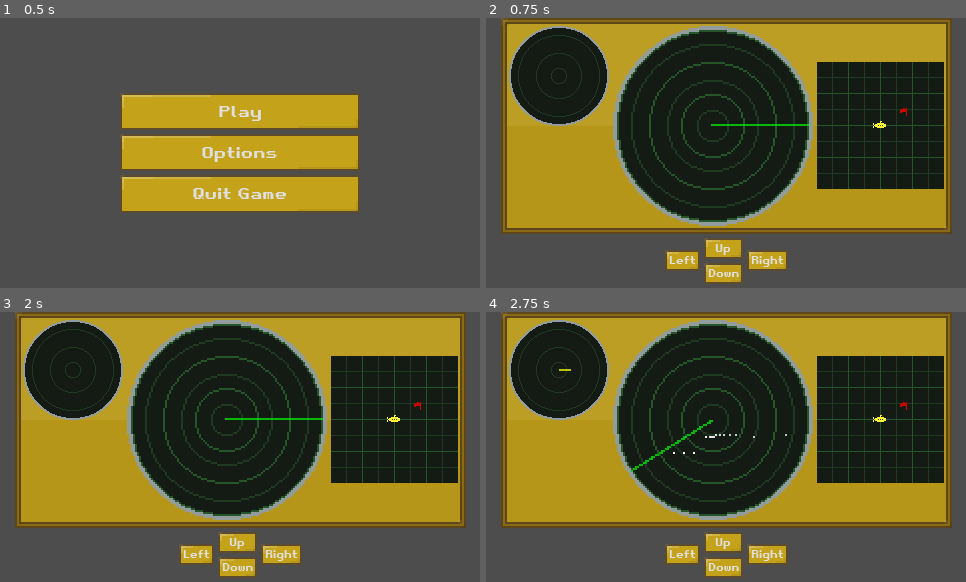
Above: before the commit, frames 1-4 (two rows, left to right).
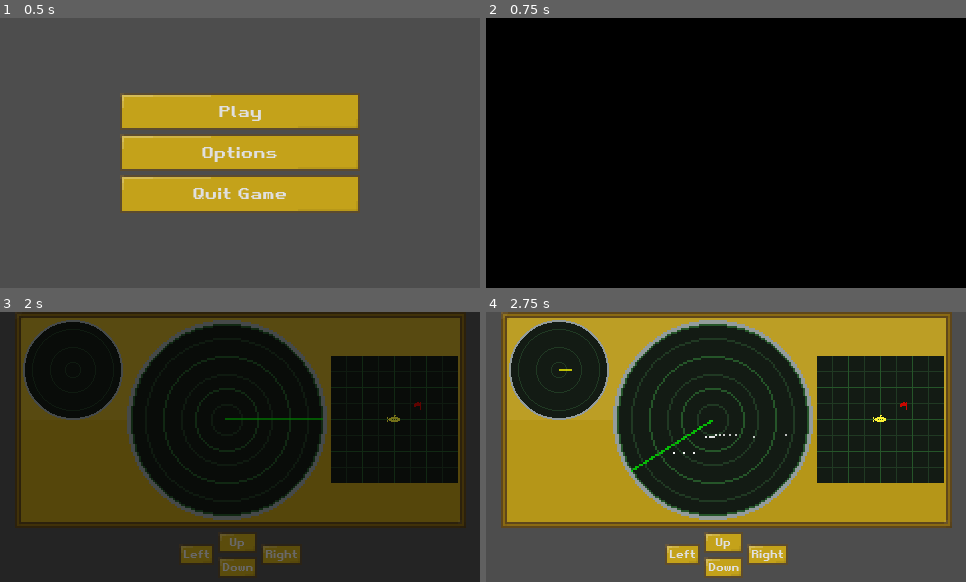
Above: after the commit, the same moments.

Repository: sparkworm/SonarScramble
Game: Godot game, scene res://scenes/main.tscn
Two runs of this game, one before a commit and one after it. Both use one fixed random seed, a clock stepped at 60 frames per second and the inputs below. The engine's default icon, where the game draws it, is replaced by a stand-in: a white triangle on a blue panel in a dark square.
Inputs (mouse positions are in pixels of both pictures, inside the frame that each line leads up to):
- Up to frame 1 (0.5 s): no input
- Up to frame 2 (0.75 s): click "Play" at 0.5 s
- Up to frame 3 (2 s): click (240, 406) at 1.25 s, where only the run after the commit has a clickable "Play"
- Up to frame 4 (2.75 s): hold D (move_right) from 2.03 s (still down); tap Space (scan) at 2.1 s

Frame 1 is identical in both runs. In frame 2, 100% of the frame differs, in the area x 0-100%, y 0-100%; in frame 3, 64%; in frame 4, less than 0.1%.

Commit message:
Created a transition between scenes

Diff:
--- a/scenes/inherited/level.gd
+++ b/scenes/inherited/level.gd
@@ -2,7 +2,7 @@
 class_name Level
 extends GameScene
 
-var minimap_scene: PackedScene = preload("res://scenes/mini_map/mini_map.tscn")
+#var minimap_scene: PackedScene = preload("res://scenes/mini_map/mini_map.tscn")
 
 ## The player
 @onready var player_submarine = $PlayerSubmarine
@@ -23,15 +23,16 @@
 	if Input.is_action_just_pressed("menu"):
 		# TODO:  Make the game actuall pause
 		MessageBus.pause_menu_toggled.emit()
-
+"""
+## DEPRECATED
 func _initialize_minimap() -> void:
 	var minimap: MiniMap = minimap_scene.instantiate()
 	minimap.player = player_submarine
 	minimap.destination = win_zone
 	$CanvasLayer/Control/Panel.add_child(minimap)
+"""
 
 ## called when something enters the win zone
-## DEPRECATED
 func _on_win_area_body_entered(body):
 	if body == player_submarine:
 		print("level won!")
--- a/scenes/main.gd
+++ b/scenes/main.gd
@@ -8,9 +8,11 @@
 
 @onready var current_scene_parent: Node = $CurrentSceneParent
 @onready var pause_menu = %PauseMenu
+@onready var scene_transition: SceneTransition = %SceneTransition
 
 func _ready() -> void:
 	current_scene = current_scene_parent.get_child(0)
+
 	MessageBus.game_scene_changed.connect(Callable(self, "change_game_scene"))
 	MessageBus.pause_menu_toggled.connect(Callable(self, "toggle_pause_menu"))
 	MessageBus.quit_game.connect(Callable(self, "quit_game"))
@@ -18,9 +20,15 @@
 ## Changes the current scene to the specified scene.
 func change_game_scene(new_scene: PackedScene) -> void:
 	#current_scene_parent.remove_child(current_scene)
-	current_scene_parent.get_child(0).queue_free()
+	var transition_text: String = ""
+	if current_scene is Level:
+		transition_text = "Level Won!"
+	scene_transition.transition(transition_text)
+	await scene_transition.screen_covered
 	var initialized_scene: GameScene = new_scene.instantiate()
+	current_scene.queue_free()
 	current_scene_parent.call_deferred("add_child", initialized_scene)
+	current_scene = initialized_scene
 
 func toggle_pause_menu() -> void:
 	var is_paused = Globals.toggle_pause()
--- a/scenes/main.tscn
+++ b/scenes/main.tscn
@@ -1,8 +1,9 @@
-[gd_scene load_steps=4 format=3 uid="uid://3d1bx4l8ymr8"]
+[gd_scene load_steps=5 format=3 uid="uid://3d1bx4l8ymr8"]
 
 [ext_resource type="Script" path="res://scenes/main.gd" id="1_pm0q6"]
 [ext_resource type="PackedScene" uid="uid://dhiyq3vdqtigr" path="res://scenes/transitional/main_menu.tscn" id="2_ik4dj"]
 [ext_resource type="PackedScene" uid="uid://b6s8t0kcnu8e1" path="res://scenes/ui/pause_menu.tscn" id="4_1rv61"]
+[ext_resource type="PackedScene" uid="uid://fn3ni7n87hm2" path="res://scenes/transitional/scene_transition.tscn" id="4_ajpai"]
 
 [node name="Main" type="Node"]
 script = ExtResource("1_pm0q6")
@@ -11,10 +12,10 @@
 
 [node name="MainMenu" parent="CurrentSceneParent" instance=ExtResource("2_ik4dj")]
 
-[node name="CanvasLayer" type="CanvasLayer" parent="."]
+[node name="UILayer" type="CanvasLayer" parent="."]
 layer = 2
 
-[node name="PauseMenu" parent="CanvasLayer" instance=ExtResource("4_1rv61")]
+[node name="PauseMenu" parent="UILayer" instance=ExtResource("4_1rv61")]
 unique_name_in_owner = true
 visible = false
 anchors_preset = 8
@@ -22,3 +23,9 @@
 anchor_top = 0.5
 anchor_right = 0.5
 anchor_bottom = 0.5
+
+[node name="TransitionLayer" type="CanvasLayer" parent="."]
+layer = 3
+
+[node name="SceneTransition" parent="TransitionLayer" instance=ExtResource("4_ajpai")]
+unique_name_in_owner = true
--- a/scenes/sonar/sonar_display.gd
+++ b/scenes/sonar/sonar_display.gd
@@ -15,7 +15,7 @@
 	sonar.blip_detected.connect(Callable(self, "draw_blip"))
 	scan_line.points[1].x = min(sonar.ray_length / scale_factor, display_radius)
 
-func _process(delta) -> void:
+func _process(_delta) -> void:
 	if sonar.is_scanning:
 		scan_line.rotation = sonar.ray.rotation
 
--- /dev/null
+++ b/scenes/transitional/scene_transition.gd
@@ -0,0 +1,35 @@
+class_name SceneTransition
+extends Control
+
+signal screen_covered
+
+@export_group("Fading")
+## the amount of time it will take for the screen to fade to black
+@export var fade_time: float = 0.5
+## the amount of time it will take for the text to unfade once the scene is
+## completely black
+@export var text_unfade_time: float = 0.2
+## the amount of time the scene will remain fully black
+@export var display_duration: float = 0.5
+## the amount of time it will take for the screen to fade into the next scene
+@export var unfade_time: float = 0.5
+
+var tween: Tween
+
+@onready var color_rect = $ColorRect
+@onready var text = $Text
+
+
+func transition(text_to_dislpay: String = "") -> void:
+	text.text = text_to_dislpay
+	print("transitioning")
+	show()
+	tween = get_tree().create_tween()
+	tween.tween_property(color_rect, "color", Color(0,0,0,1), fade_time)
+	tween.tween_property(text, "modulate", Color(1,1,1,1), text_unfade_time)
+	tween.tween_callback(screen_covered.emit)
+	tween.tween_interval(display_duration)
+	tween.tween_property(color_rect, "color", Color(0,0,0,0), unfade_time)
+	tween.parallel().\
+			tween_property(text, "modulate", Color(1,1,1,0), unfade_time)
+	tween.tween_callback(hide)
--- /dev/null
+++ b/scenes/transitional/scene_transition.tscn
@@ -0,0 +1,40 @@
+[gd_scene load_steps=3 format=3 uid="uid://fn3ni7n87hm2"]
+
+[ext_resource type="Theme" uid="uid://bfx602mu5pdlo" path="res://visuals/ui/ui_theme.tres" id="1_cbdrb"]
+[ext_resource type="Script" path="res://scenes/transitional/scene_transition.gd" id="1_ivxb5"]
+
+[node name="SceneTransition" type="Control"]
+visible = false
+layout_mode = 3
+anchors_preset = 15
+anchor_right = 1.0
+anchor_bottom = 1.0
+grow_horizontal = 2
+grow_vertical = 2
+theme = ExtResource("1_cbdrb")
+script = ExtResource("1_ivxb5")
+
+[node name="ColorRect" type="ColorRect" parent="."]
+layout_mode = 1
+anchors_preset = 15
+anchor_right = 1.0
+anchor_bottom = 1.0
+grow_horizontal = 2
+grow_vertical = 2
+color = Color(0, 0, 0, 1)
+
+[node name="Text" type="Label" parent="."]
+modulate = Color(1, 1, 1, 0)
+layout_mode = 1
+anchors_preset = 8
+anchor_left = 0.5
+anchor_top = 0.5
+anchor_right = 0.5
+anchor_bottom = 0.5
+offset_left = -20.0
+offset_top = -11.5
+offset_right = 20.0
+offset_bottom = 11.5
+grow_horizontal = 2
+grow_vertical = 2
+text = "Hello"
